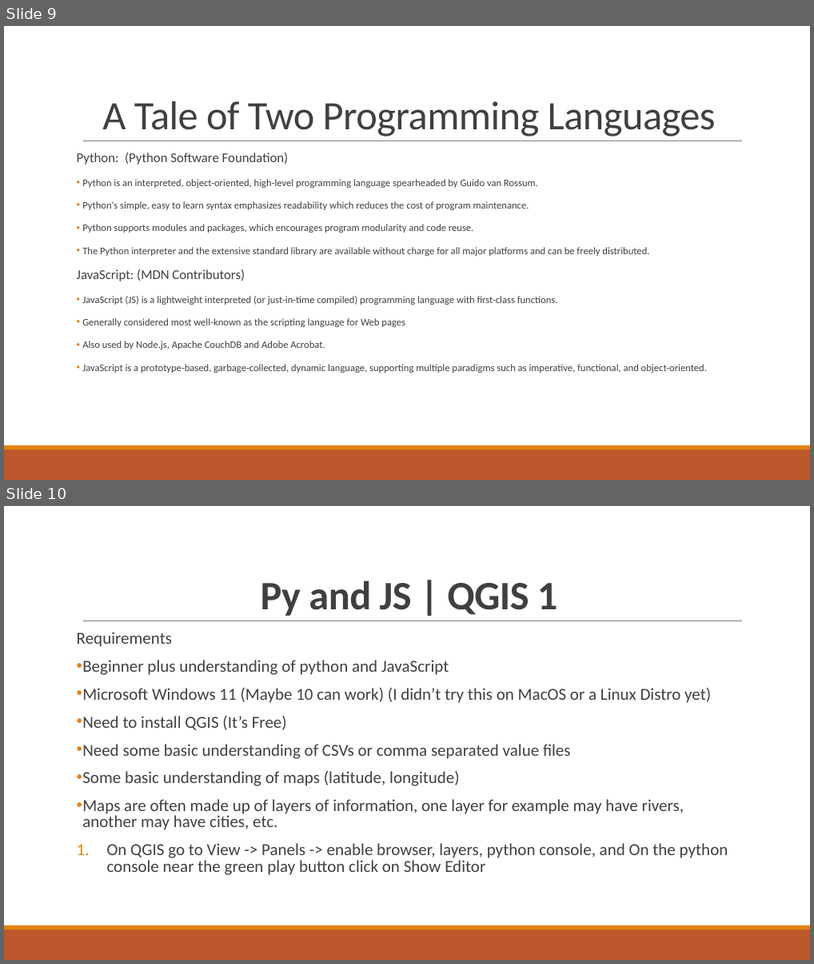
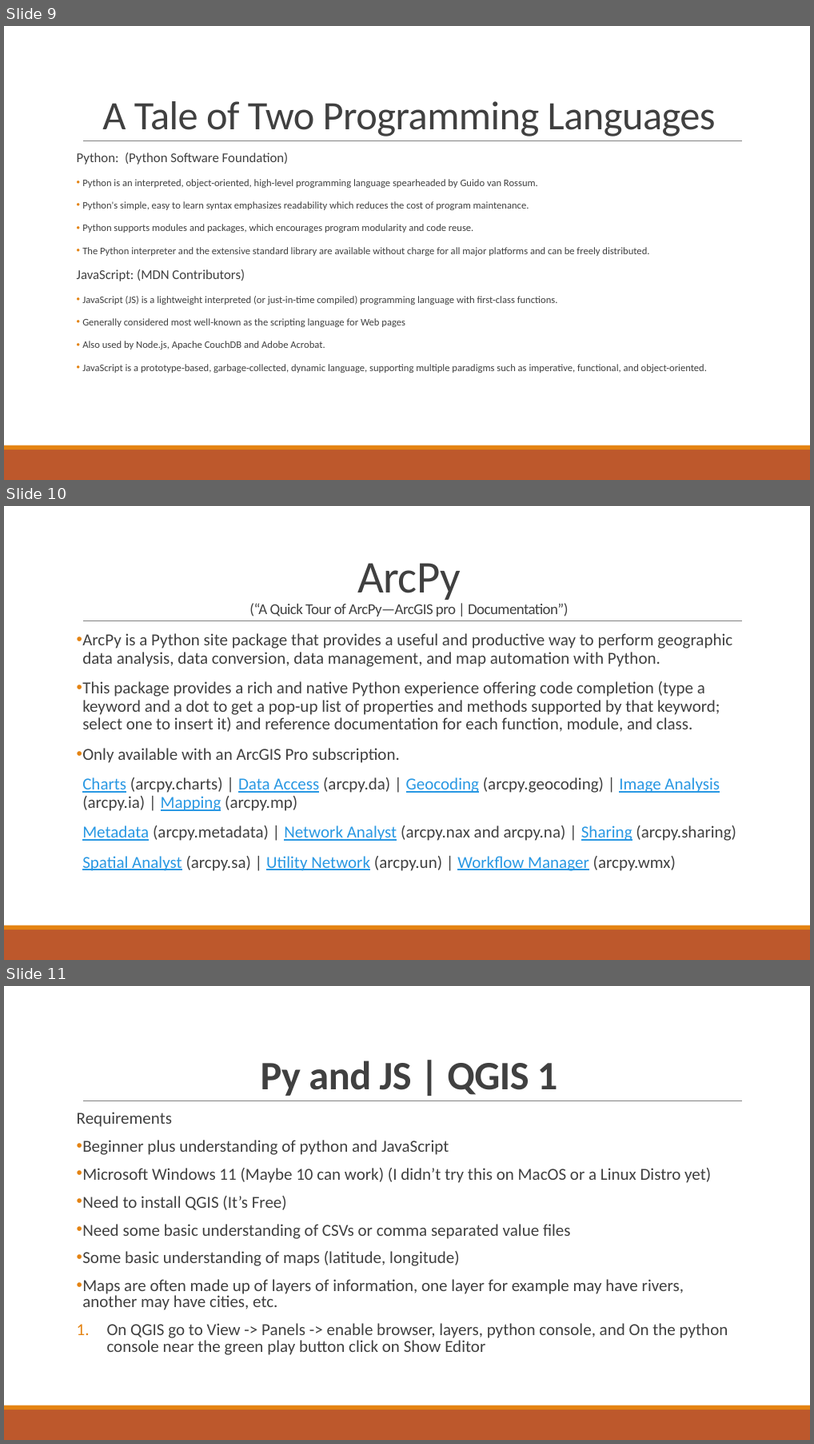
Before and after one commit to Yu2413/Python-Powerhouse-Diverse-Applications-and-Solutions, a slide deck: QGIS PowerPoint/GIS and Software Programming.pptx. Shown one above the other, each under a label of ours: slides 9 and 10 before the commit, slides 9, 10 and 11 after it. The pictures are 814x964 and 814x1444 pixels, drawn with LibreOffice and Linux fonts; fonts in the diff are those of the drawing. Boxes give left, top, right and bottom in pixels: in the first picture for what was removed or moved away, otherwise in the second. Text is boxed around its words. In the diff, an @@ line names an element or a change of style, - is before the commit and + after.

```diff
--- a/QGIS PowerPoint/GIS and Software Programming.pptx
+++ b/QGIS PowerPoint/GIS and Software Programming.pptx
@@ slide 10 added at <box>4,506,810,960</box>, background #FFFFFF; not listed: 3 template elements that a slide beside it also shows @@
@@ title added at <box>250,563,568,616</box>, 18 pt, text #404040 @@
+ArcPy
+(“A Quick Tour of ArcPy—ArcGIS pro | Documentation”)
@@ text added at <box>82,633,737,871</box>, 20 pt, text #404040 @@
+• ArcPy is a Python site package that provides a useful and productive way to perform geographic data analysis, data conversion, data management, and map automation with Python.
+• This package provides a rich and native Python experience offering code completion (type a keyword and a dot to get a pop-up list of properties and methods supported by that keyword; select one to insert it) and reference documentation for each function, module, and class.
+• Only available with an ArcGIS Pro subscription.
+  Charts (arcpy.charts) | Data Access (arcpy.da) | Geocoding (arcpy.geocoding) | Image Analysis (arcpy.ia) | Mapping (arcpy.mp)
+  Metadata (arcpy.metadata) | Network Analyst (arcpy.nax and arcpy.na) | Sharing (arcpy.sharing)
+  Spatial Analyst (arcpy.sa) | Utility Network (arcpy.un) | Workflow Manager (arcpy.wmx)
@@ what was slide 10 is now slide 11 @@
```
Also in this commit, not shown: 1 slide changed, 1 other slide added.
